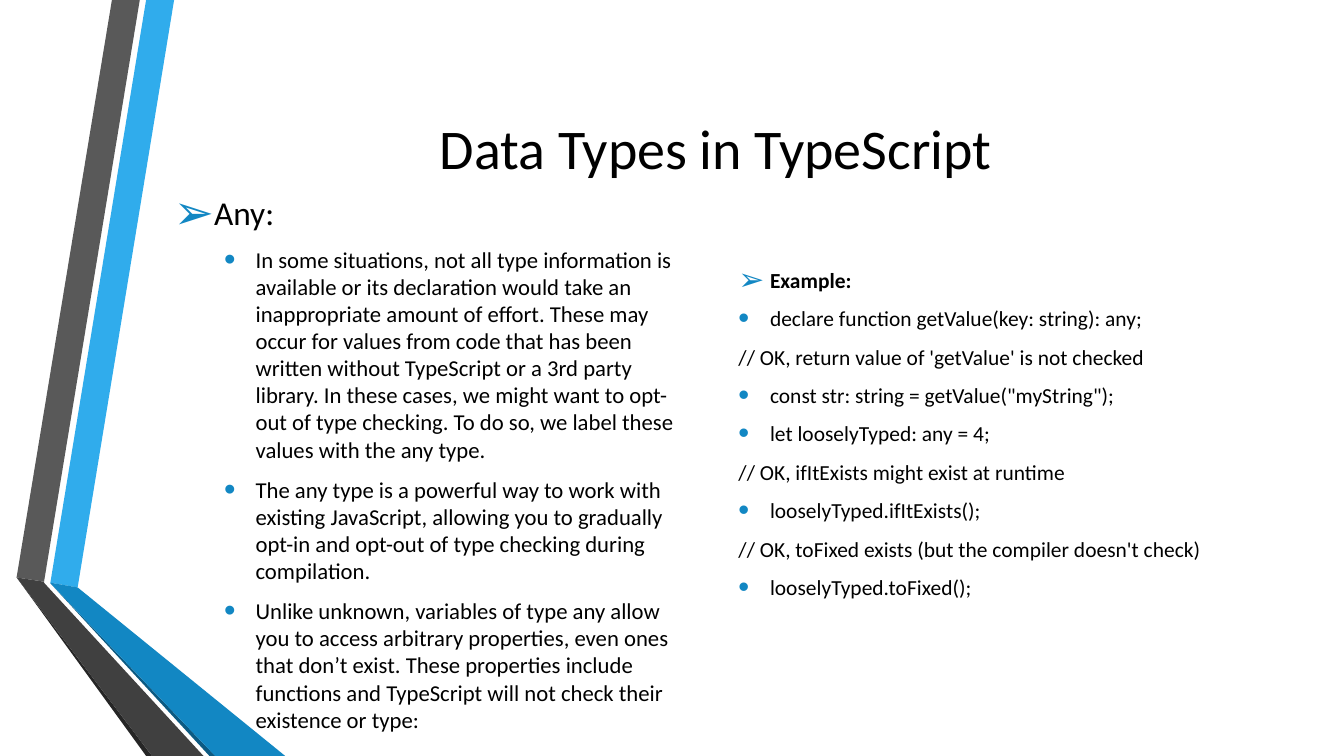
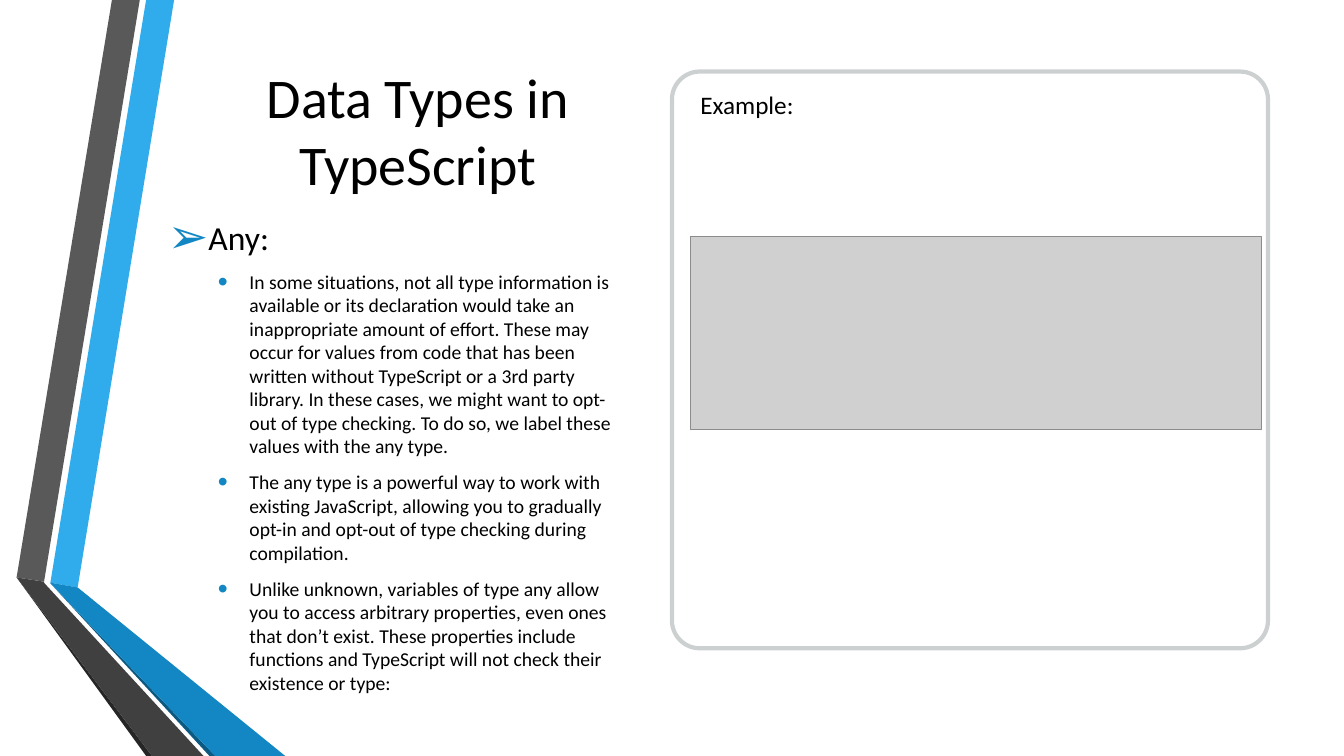
Before and after one commit to kalyank12/SoftwareParadigms, a slide deck: slide 18 of PPT/Group02-Component1.pptx. Drawn at 1344x756 pixels with LibreOffice and Linux fonts; fonts in the diff are those of the drawing; grey boxes stand for pictures; background and template pictures are left out. Boxes give left, top, right and bottom in pixels: in the first picture for what was removed or moved away, otherwise in the second. Text is boxed around its words. In the diff, an @@ line names an element or a change of style, - is before the commit and + after.

Commit message:
Add files via upload
Update with few slides contents and formatting of all slides

```diff
--- a/PPT/Group02-Component1.pptx
+++ b/PPT/Group02-Component1.pptx
@@ freeform shape removed at bbox=[50, 0, 174, 588] @@
@@ freeform shape added at bbox=[50, 0, 174, 588], fill #30ACEC @@
@@ title "Data Types in TypeScript" rewrapped from bbox=[440, 130, 992, 178] to bbox=[267, 79, 568, 194] @@
@@ rounded rectangle added at bbox=[673, 72, 1268, 648], fill #FFFFFF, outline #979D9F 3 pt @@
@@ text added at bbox=[700, 96, 793, 118], 18 pt, text #000000 @@
+Example:
@@ text "Any:": place and size @@
-text "Any:" at bbox=[214, 203, 673, 735]
+text "Any:" at bbox=[208, 228, 610, 669]
@@ text "Any:" at bbox=[208, 228, 610, 669]: size 23.8 to 24 pt in "Any:"; size 16.1 to 14 pt @@
@@ picture added at bbox=[691, 237, 1262, 430] @@
@@ text removed at bbox=[760, 273, 1200, 599] @@
-➢ Example:
-• declare function getValue(key: string): any;
-// OK, return value of 'getValue' is not checked
-• const str: string = getValue("myString");
-• let looselyTyped: any = 4;
-// OK, ifItExists might exist at runtime
-• looselyTyped.ifItExists();
-// OK, toFixed exists (but the compiler doesn't check)
-• looselyTyped.toFixed();
@@ freeform shape removed at bbox=[50, 583, 285, 756] @@
@@ freeform shape added at bbox=[50, 583, 285, 756], fill #1287C3 @@
```
Also in this commit, not shown: 18 other slides changed.
